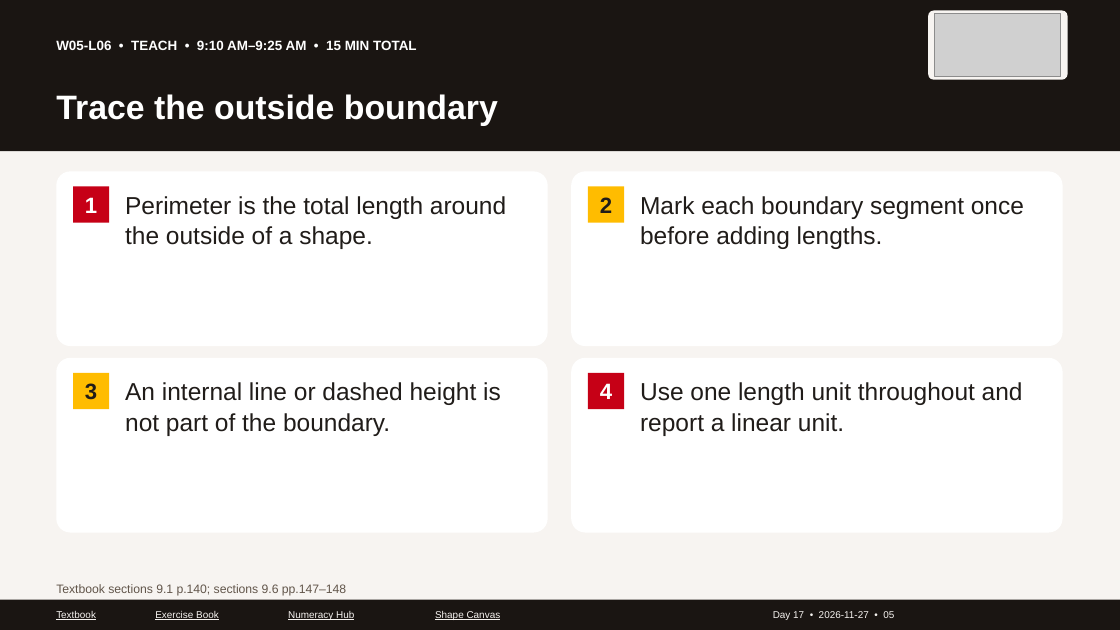
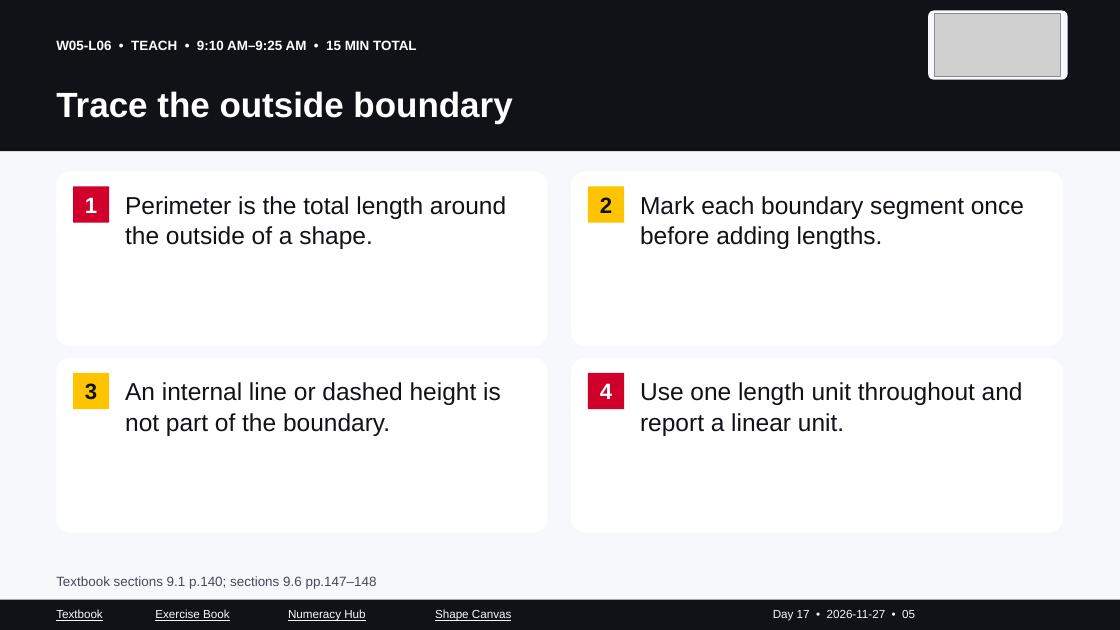
Before and after one commit to GOSTROGIS/access-trades-numeracy, a slide deck: slide 5 of carpentry/intake-141/PowerPoint/Day-17_2026-11-27_Week-5.pptx. Drawn at 1120x630 pixels with LibreOffice and Linux fonts; fonts in the diff are those of the drawing; grey boxes stand for pictures. Boxes give left, top, right and bottom in pixels: in the first picture for what was removed or moved away, otherwise in the second. Text is boxed around its words. In the diff, an @@ line names an element or a change of style, - is before the commit and + after.

Commit message:
Fix slide layout collisions and strengthen colour contrast

```diff
--- a/carpentry/intake-141/PowerPoint/Day-17_2026-11-27_Week-5.pptx
+++ b/carpentry/intake-141/PowerPoint/Day-17_2026-11-27_Week-5.pptx
@@ background #F7F4F1 to #F7F8FC @@
@@ rectangle at bbox=[0, 0, 1120, 151]: fill #1A1512 to #111218 @@
@@ text "Trace the outside boundary" at bbox=[56, 91, 512, 124]: size 29 to 30 pt; less space between paragraphs @@
@@ rectangle "1" at bbox=[73, 187, 109, 223]: fill #C60016 to #D0002B @@
@@ rectangle "2" at bbox=[588, 187, 624, 223]: text colour #201C19 to #111218; fill #FFBC00 to #FFC400 @@
@@ rectangle "3" at bbox=[73, 373, 109, 409]: text colour #201C19 to #111218; fill #FFBC00 to #FFC400 @@
@@ rectangle "4" at bbox=[588, 373, 624, 409]: fill #C60016 to #D0002B @@
@@ text colour #201C19 to #111218; less space between paragraphs in 4 elements at bbox=[125, 196, 506, 249], bbox=[640, 196, 1024, 249], bbox=[125, 382, 501, 436], bbox=[640, 382, 1023, 436] @@
@@ text "Textbook sections 9.1 p.140; sections ...": place and size @@
-text "Textbook sections 9.1 p.140; sections ..." at bbox=[56, 584, 346, 596]
+text "Textbook sections 9.1 p.140; sections ..." at bbox=[56, 576, 377, 589]
@@ text "Textbook sections 9.1 p.140; sections ..." at bbox=[56, 576, 377, 589]: size 10.5 to 11.5 pt, text colour #62564B to #424957; less space between paragraphs @@
@@ rectangle at bbox=[0, 600, 1120, 630]: fill #1A1512 to #111218 @@
@@ size 8.5 to 10 pt, text colour #F7F4F1 to #F7F8FC; less space between paragraphs in 5 elements at bbox=[773, 610, 915, 621], bbox=[288, 609, 365, 621], bbox=[435, 609, 511, 621], bbox=[155, 609, 230, 621], bbox=[56, 609, 103, 621] @@
```
Also in this commit, not shown: 42 other slides changed, 51 other files.
